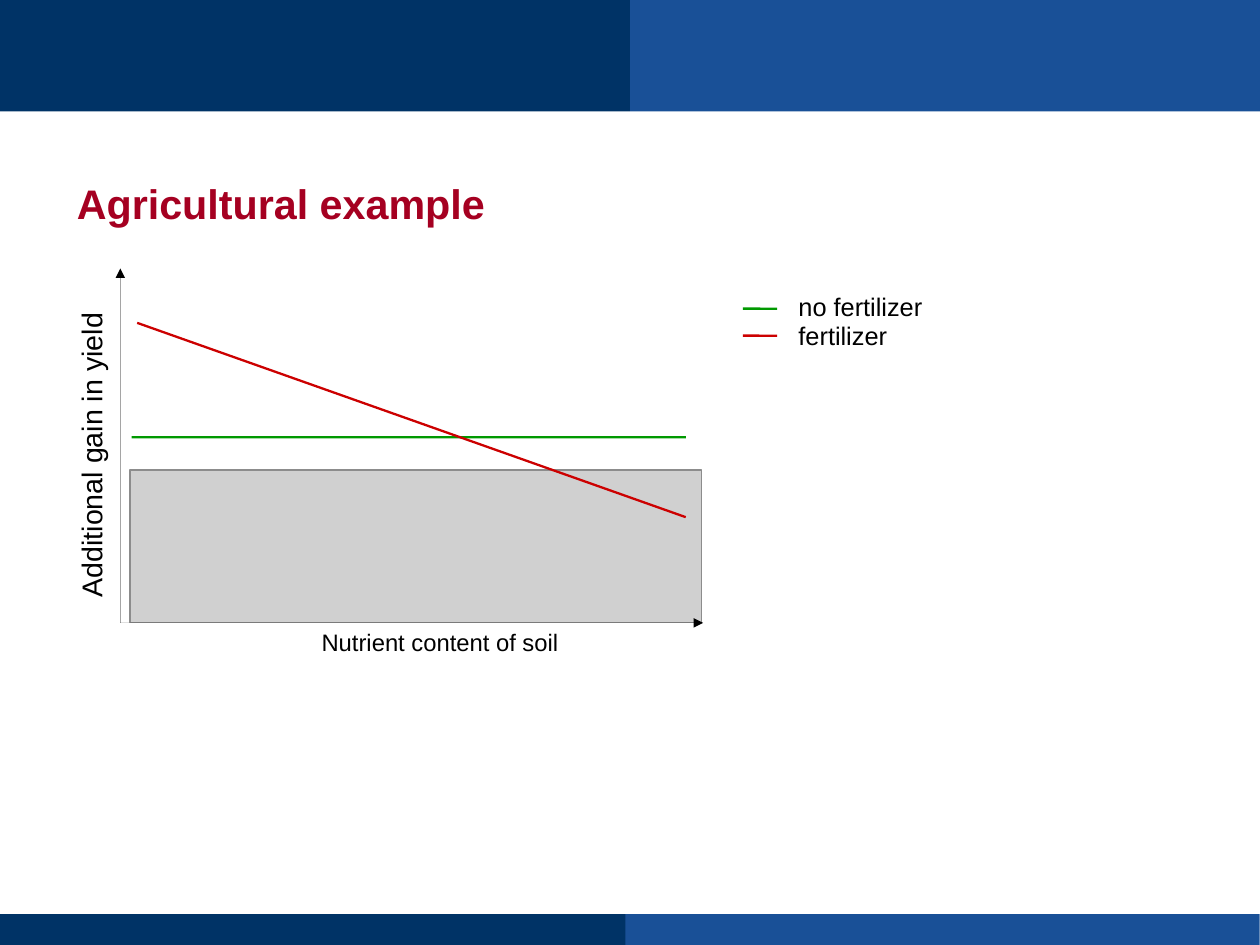
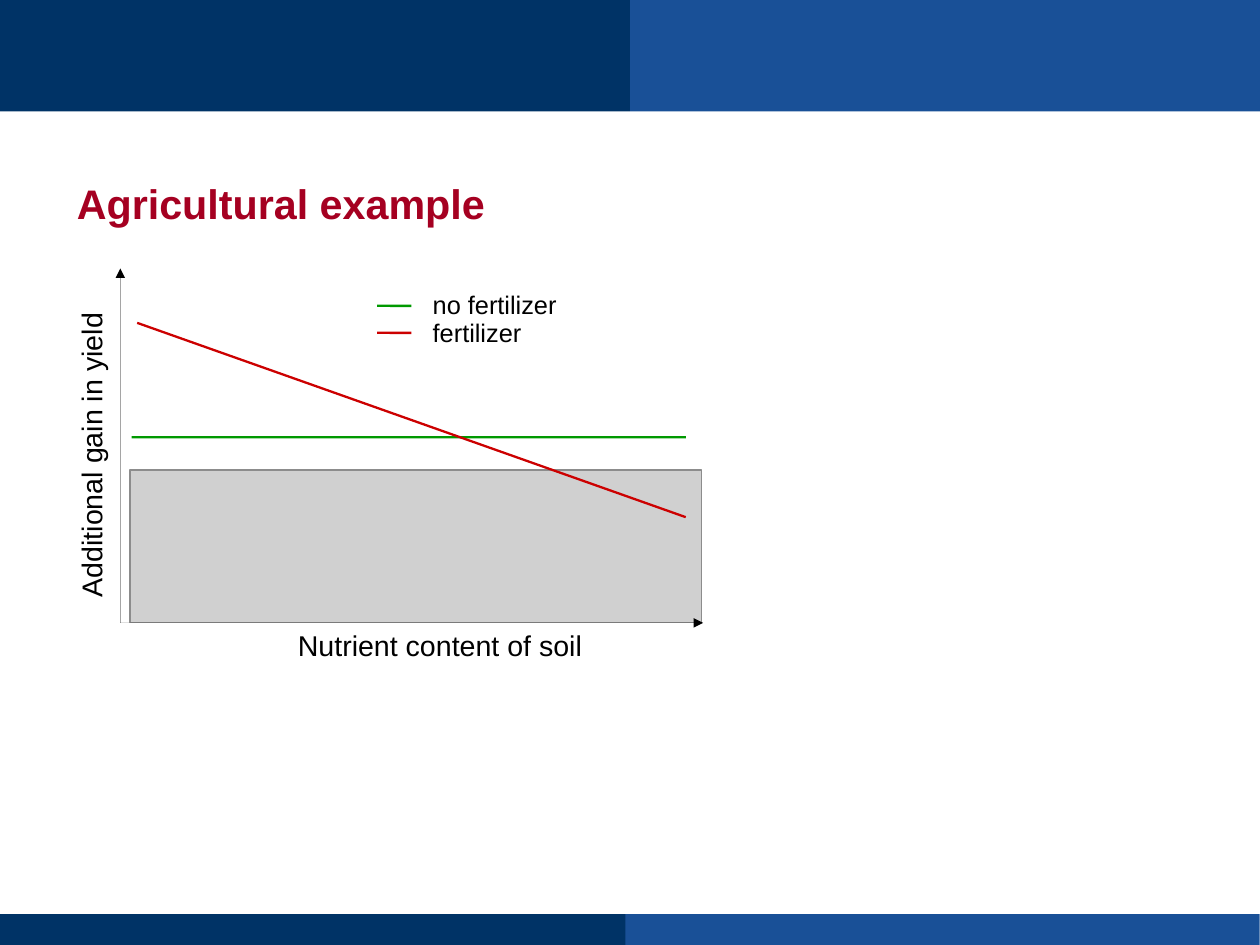
Before and after one commit to hortibonn/EVPI_Poster, a slide deck: slide 7 of images/EVPI.odp. Drawn at 1260x945 pixels with LibreOffice and Linux fonts; fonts in the diff are those of the drawing; grey boxes stand for pictures; background and template pictures are left out. Boxes give left, top, right and bottom in pixels: in the first picture for what was removed or moved away, otherwise in the second. Text is boxed around its words. In the diff, an @@ line names an element or a change of style, - is before the commit and + after.

```diff
--- a/images/EVPI.odp
+++ b/images/EVPI.odp
@@ text "no fertilizer": place and size @@
-text "no fertilizer" at [798, 297, 923, 346]
+text "no fertilizer" at [433, 295, 557, 343]
@@ line moved from (743, 309) - (777, 309) to (377, 306) - (412, 306) @@
@@ line moved from (743, 336) - (777, 336) to (377, 333) - (412, 333) @@
@@ text "Nutrient content of soil" at [298, 635, 582, 657]: size 15 to 18 pt @@
```
Also in this commit, not shown: 4 other slides changed, 6 other files.
